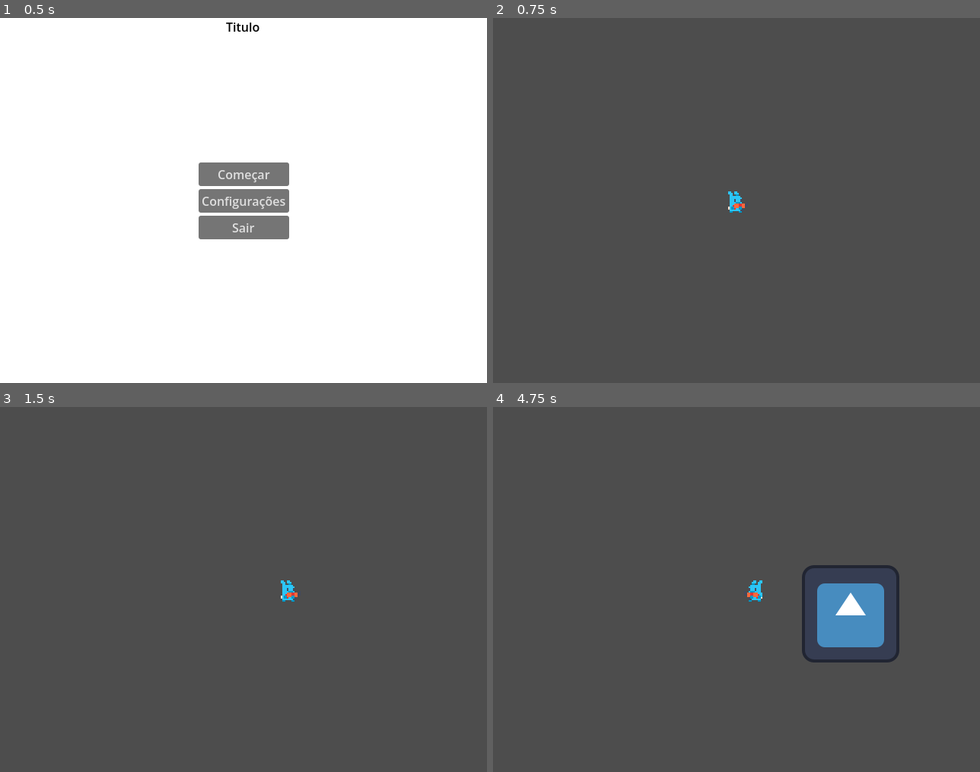
Above: before the commit, frames 1-4 (two rows, left to right).
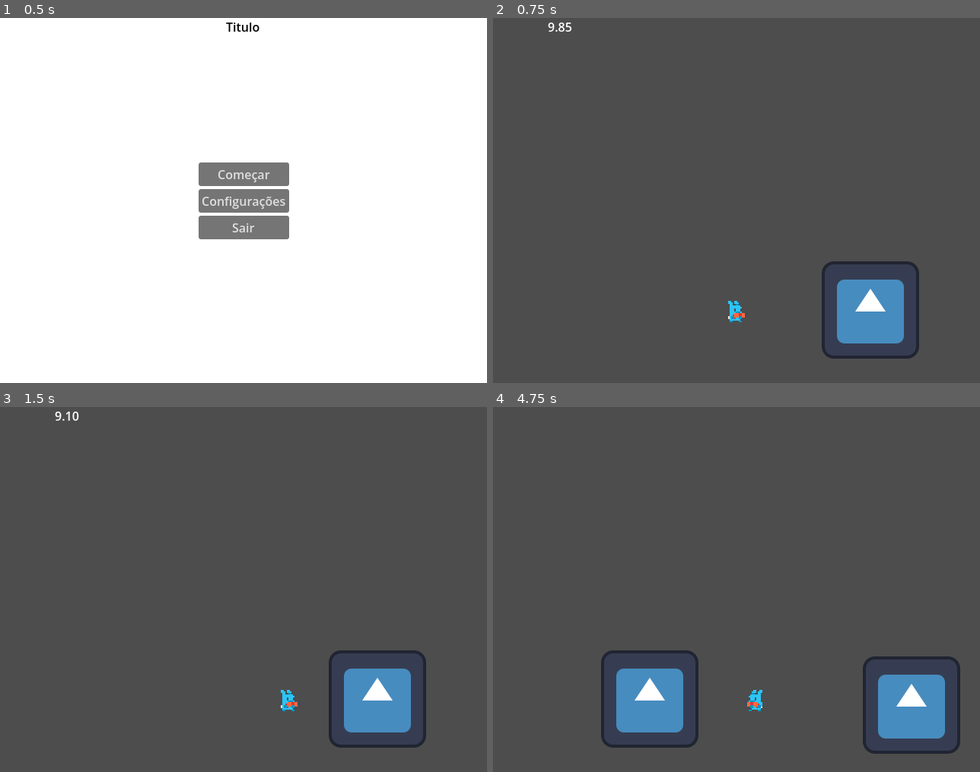
Above: after the commit, the same moments.

Repository: Magistratus-Studio/goedwareJam
Game: Godot game, scene res://cenas/menuInicial.tscn
Same seed, same stepped clock (60 frames per second), same inputs: the game is played once before the commit and once after it. The engine's default icon, where the game draws it, is replaced by a stand-in: a white triangle on a blue panel in a dark square.
Inputs (mouse positions are in pixels of both pictures, inside the frame that each line leads up to):
- Up to frame 1 (0.5 s): no input
- Up to frame 2 (0.75 s): click "Começar" at 0.5 s
- Up to frame 3 (1.5 s): move the mouse to (350, 571) at 1.27 s; hold D (move_right) from 1.28 s (still down)
- Up to frame 4 (4.75 s): move the mouse to (639, 607) at 2.02 s; release D (move_right) at 2.03 s; hold A (move_left) 2.03-2.78 s; move the mouse to (785, 509) at 2.77 s; hold D (move_right) 2.78-4.28 s; move the mouse to (712, 662) at 3.52 s; move the mouse to (882, 644) at 4.27 s; hold A (move_left) from 4.28 s (still down)

Frame 1 is identical in both runs. In frame 2, 3.3% of the frame differs, in the area x 11-88%, y 1-94%; in frame 3, 3.3%; in frame 4, 9.3%, in the area x 22-96%, y 43-95%.

Commit message:
feat: limite dinâmico de camera e personagem

Diff:
--- /dev/null
+++ b/goedware-jam/cenas/areas/praca.tscn
@@ -0,0 +1,26 @@
+[gd_scene format=3 uid="uid://b1brwg3lrtt7m"]
+
+[ext_resource type="Texture2D" uid="uid://cmqf76k0hylxi" path="res://icon.svg" id="1_4vxli"]
+[ext_resource type="Script" uid="uid://cmk0fd8s3kr0w" path="res://scripts/area.gd" id="1_u1u3j"]
+[ext_resource type="PackedScene" uid="uid://cf4s5vqcy8vn" path="res://objects/areaLimit.tscn" id="3_6whto"]
+
+[node name="Praca" type="Node2D" unique_id=760885210 groups=["areas"]]
+script = ExtResource("1_u1u3j")
+metadata/limits = Vector2(-500, 1000)
+
+[node name="Icon" type="Sprite2D" parent="." unique_id=2146468413]
+position = Vector2(424, 384)
+texture = ExtResource("1_4vxli")
+
+[node name="Icon2" type="Sprite2D" parent="." unique_id=1078887202]
+position = Vector2(768, 392)
+texture = ExtResource("1_4vxli")
+
+[node name="Icon3" type="Sprite2D" parent="." unique_id=2059179703]
+position = Vector2(-296, 408)
+texture = ExtResource("1_4vxli")
+
+[node name="AreaLimitRight" parent="." unique_id=2008818771 instance=ExtResource("3_6whto")]
+
+[node name="AreaLimitLeft" parent="." unique_id=642957551 instance=ExtResource("3_6whto")]
+scale = Vector2(-1, 1)
--- a/goedware-jam/cenas/mainScene.tscn
+++ b/goedware-jam/cenas/mainScene.tscn
@@ -5,7 +5,7 @@
 [ext_resource type="Script" uid="uid://pt8d0bnhrnek" path="res://scripts/states/state_day.gd" id="2_6rt3q"]
 [ext_resource type="Script" uid="uid://2nf8ulevhsld" path="res://scripts/states/state_night.gd" id="3_wthhn"]
 [ext_resource type="PackedScene" uid="uid://bfs1aybaravrw" path="res://objects/player.tscn" id="5_wthhn"]
-[ext_resource type="Texture2D" uid="uid://cmqf76k0hylxi" path="res://icon.svg" id="6_d3vd7"]
+[ext_resource type="PackedScene" uid="uid://b1brwg3lrtt7m" path="res://cenas/areas/praca.tscn" id="6_d3vd7"]
 
 [node name="MainScene" type="Node" unique_id=605569138 node_paths=PackedStringArray("label", "cicleTimer")]
 script = ExtResource("1_6rt3q")
@@ -31,6 +31,4 @@
 [node name="Player" parent="." unique_id=496783852 instance=ExtResource("5_wthhn")]
 position = Vector2(248, 384)
 
-[node name="Icon" type="Sprite2D" parent="." unique_id=1865206451]
-position = Vector2(688, 416)
-texture = ExtResource("6_d3vd7")
+[node name="Praca" parent="." unique_id=760885210 instance=ExtResource("6_d3vd7")]
--- /dev/null
+++ b/goedware-jam/objects/areaLimit.tscn
@@ -0,0 +1,10 @@
+[gd_scene format=3 uid="uid://cf4s5vqcy8vn"]
+
+[sub_resource type="WorldBoundaryShape2D" id="WorldBoundaryShape2D_4mnnu"]
+normal = Vector2(-1, 0)
+distance = 10.0
+
+[node name="AreaLimit" type="StaticBody2D" unique_id=642957551]
+
+[node name="CollisionShape2D" type="CollisionShape2D" parent="." unique_id=1701699382]
+shape = SubResource("WorldBoundaryShape2D_4mnnu")
--- a/goedware-jam/objects/player.gd
+++ b/goedware-jam/objects/player.gd
@@ -2,7 +2,6 @@
 
 
 const SPEED = 300.0
-const JUMP_VELOCITY = -400.0
 
 var cardinalDirection: Vector2 = Vector2.ZERO
 var direction: Vector2 = Vector2.ZERO
@@ -12,8 +11,6 @@
 @onready var sprite: Sprite2D = $Sprite2D
 
 func _physics_process(_delta: float) -> void:
-	# Get the input direction and handle the movement/deceleration.
-	# As good practice, you should replace UI actions with custom gameplay actions.
 	direction.x = Input.get_axis("move_left", "move_right")
 	if direction:
 		velocity.x = direction.x * SPEED
@@ -24,6 +21,7 @@
 		updateAnimation()
 
 	move_and_slide()
+	clamp(position.x, Globals.curretMapLimits.y, Globals.curretMapLimits.y)
 
 func setDirection() -> bool:
 	var newDir: Vector2 = cardinalDirection
--- a/goedware-jam/objects/player.tscn
+++ b/goedware-jam/objects/player.tscn
@@ -2,6 +2,7 @@
 
 [ext_resource type="Script" uid="uid://ce8m1rtacv5sc" path="res://objects/player.gd" id="1_ykyjo"]
 [ext_resource type="Texture2D" uid="uid://dqr7n008r4t8w" path="res://assets/tilemap.png" id="2_ykyjo"]
+[ext_resource type="Script" uid="uid://s8xjjseubemf" path="res://scripts/player_camera.gd" id="3_uxov2"]
 
 [sub_resource type="CapsuleShape2D" id="CapsuleShape2D_4mnnu"]
 radius = 5.0
@@ -43,7 +44,7 @@
 
 [sub_resource type="Animation" id="Animation_nmc1l"]
 resource_name = "idle"
-length = 0.39999999999999997
+length = 0.4
 loop_mode = 2
 tracks/0/type = "value"
 tracks/0/imported = false
@@ -81,10 +82,11 @@
 libraries/ = SubResource("AnimationLibrary_f46kd")
 
 [node name="Camera2D" type="Camera2D" parent="." unique_id=934790277]
-limit_left = -1000
-limit_right = 1000
+limit_top = 0
+limit_bottom = 480
 position_smoothing_speed = 10.0
 drag_horizontal_enabled = true
 drag_left_margin = 0.5
 drag_right_margin = 0.5
 editor_draw_drag_margin = true
+script = ExtResource("3_uxov2")
--- a/goedware-jam/project.godot
+++ b/goedware-jam/project.godot
@@ -15,6 +15,10 @@
 config/features=PackedStringArray("4.7", "GL Compatibility")
 config/icon="res://icon.svg"
 
+[autoload]
+
+Globals="*uid://b3d72tmjkb7qm"
+
 [display]
 
 window/size/viewport_width=640
@@ -29,6 +33,7 @@
 [global_group]
 
 CicleTimer=""
+areas=""
 
 [input]
 
--- a/goedware-jam/project_time_tracker.json
+++ b/goedware-jam/project_time_tracker.json
@@ -1,6 +1,6 @@
 {
-  "2D": 4093.883,
+  "2D": 5253.582,
   "Documentation": 41.501,
-  "Game": 687.771,
-  "Script": 6666.448
+  "Game": 918.796,
+  "Script": 8671.327
 }
--- /dev/null
+++ b/goedware-jam/scripts/Globals.gd
@@ -0,0 +1,8 @@
+extends Node
+
+var curretMapLimits: Vector2
+signal mapLimitChanged(currentMapLimits)
+
+func changeMapLimits(limits: Vector2) -> void:
+	curretMapLimits = limits
+	mapLimitChanged.emit(limits)
--- /dev/null
+++ b/goedware-jam/scripts/area.gd
@@ -0,0 +1,19 @@
+class_name Area
+extends Node2D
+
+func _ready() -> void:
+	Globals.changeMapLimits(getLimits())
+
+	var worldBorders: Array[StaticBody2D] = []
+	for child in get_children():
+		if child is StaticBody2D:
+			worldBorders.append(child)
+
+	worldBorders[0].position.x = getLimits().y
+	worldBorders[1].position.x = getLimits().x
+
+func getLimits() -> Vector2:
+	var limits: Vector2 = Vector2.ZERO
+
+	limits = get_meta("limits", Vector2(0, 640))
+	return limits
--- /dev/null
+++ b/goedware-jam/scripts/player_camera.gd
@@ -0,0 +1,10 @@
+class_name PLayerCamera
+extends Camera2D
+
+func _ready() -> void:
+	Globals.mapLimitChanged.connect(updateLimits)
+	#updateLimits(Globals.curretMapLimits)
+
+func updateLimits(limits: Vector2) -> void:
+	limit_left = int(limits.x)
+	limit_right = int(limits.y)
Not shown, added: goedware-jam/scripts/Globals.gd.uid
Not shown, added: goedware-jam/scripts/area.gd.uid
Not shown, added: goedware-jam/scripts/player_camera.gd.uid
